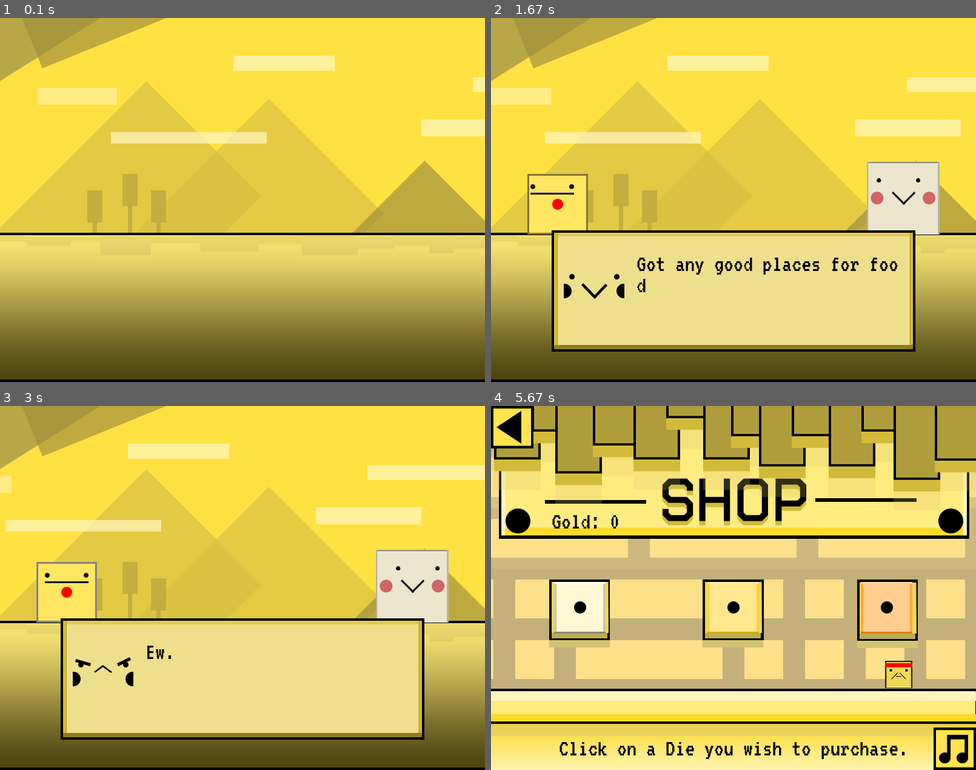
Above: before the commit, frames 1-4 (two rows, left to right).
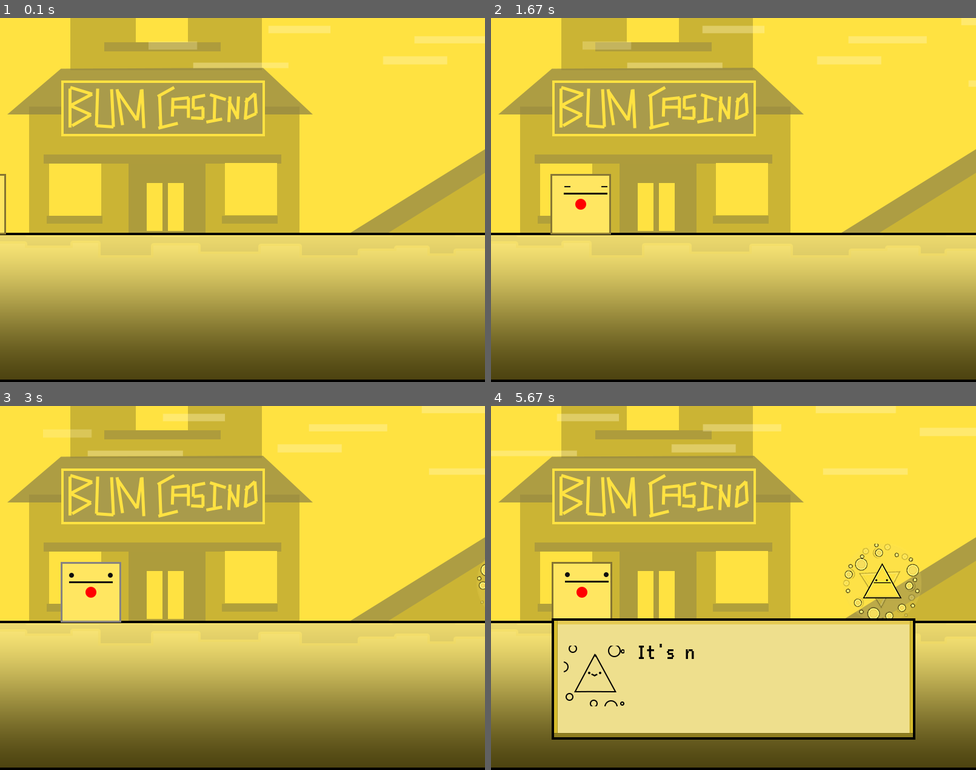
Above: after the commit, the same moments.

Repository: bloopsoup/DANGERdice
Game: pygame game, started from DANGERdice.py
Two runs of this game, one before a commit and one after it. Both use one fixed random seed, a clock stepped at 60 frames per second and the inputs below.
Inputs (mouse positions are in pixels of both pictures, inside the frame that each line leads up to):
- Up to frame 1 (0.1 s): no input
- Up to frame 2 (1.67 s): no input
- Up to frame 3 (3 s): move the mouse to (300, 620) at 1.98 s; click (300, 620) at 2.03 s; click (242, 679) at 2.37 s, where only the run after the commit has a clickable "Another d"
- Up to frame 4 (5.67 s): click (655, 467) at 3.8 s; click (859, 555) at 4.13 s; click (883, 580) at 4.47 s; click (903, 660) at 4.8 s; click (733, 679) at 5.13 s, where only the run after the commit has a clickable "Wow, you'"; click (617, 653) at 5.47 s

The runs differ from the first frame. In frame 1, 33% of the frame differs, in the area x 0-100%, y 0-60%; in frame 2, 60%; in frame 3, 60%; in frame 4, 89%, in the area x 0-100%, y 0-100%.

Commit message:
migrated story

Diff:
--- a/DANGERdice.py
+++ b/DANGERdice.py
@@ -3,7 +3,7 @@
 import sys
 from controller import Control
 from controller.states import Attributions, MainMenu, Intro, PlayerMenu, Inventory, Ending, GameOver, Load, Save, \
-    Loot, Shop, Battle, Preamble
+    Loot, Shop, Battle, Preamble, Story
 
 
 ###############
@@ -50,14 +50,15 @@
     "loot": Loot(),
     "shop": Shop(),
     "battle": Battle("aaron", 0),
-    "preamble": Preamble("aaron")
+    "preamble": Preamble("aaron"),
+    "story": Story()
 }
 
 ###############
 #     RUN     #
 ###############
 
-GAME = Control("preamble", STATES, SURFACE)
+GAME = Control("story", STATES, SURFACE)
 GAME.main_loop()
 pygame.quit()
 sys.exit()
--- a/controller/states/__init__.py
+++ b/controller/states/__init__.py
@@ -12,3 +12,4 @@
 from .shop import Shop
 from .battle import Battle
 from .preamble import Preamble
+from .story import Story
--- a/controller/states/story.py
+++ b/controller/states/story.py
@@ -1,190 +1,89 @@
+import pygame
+from .state import State
+from ..utils import music_handler
+from ..loader import load_static, load_all_sprites, load_font, load_sound, load_idle_animation
+from ..themes import DIALOGUE_DEFAULT
+from gui.elements import StaticBG, MovingBackgroundElement, PTexts, Idle, DialogueBox
+from gui.commands import TimerCommand, MoveCommand
+from gui.utils import DialogueData
+
+
 class Story(State):
     """Today is not your lucky day."""
 
     def __init__(self):
         super().__init__()
+        self.text_display = PTexts([load_static("black")], (0, 220), load_font("L"), 1, [(0, 0)], True)
+        self.text_display.set_color((255, 255, 255))
+        self.player_display = Idle(load_all_sprites("player"), (0, 0), None, load_idle_animation("player"))
+        self.aaron_display = Idle(load_all_sprites("aaron"), (0, 0), None, load_idle_animation("aaron"))
+        self.dorita_display = Idle(load_all_sprites("dorita"), (0, 0), None, load_idle_animation("dorita"))
+        self.dialogue_box = DialogueBox([load_static("text_box")], (100, 350), DIALOGUE_DEFAULT,
+                                        lambda: self.to("player_menu"), load_font("M"), self.load_story_dialogue())
 
-        self.enemy = State.gen_enemy("dorita", 0)
-        self.enemy_extra = State.gen_enemy("aaron", 0)
+    def setup_canvas(self):
+        self.canvas.add_element(StaticBG([load_static("casino")], (0, 0)), 0)
+        self.canvas.add_element(MovingBackgroundElement([load_static("thin_clear_clouds")], (-1, 0), (800, 600)), 0)
+        self.canvas.add_element(StaticBG([load_static("ground")], (0, 0)), 0)
+        self.canvas.add_element(self.text_display, 0)
+        self.text_display.set_text(0, "")
+        self.canvas.add_element(self.player_display, 0)
+        self.player_display.set_position(pygame.Vector2(-100, 257))
+        self.canvas.add_element(self.aaron_display, 0)
+        self.aaron_display.set_position(pygame.Vector2(900, 237))
+        self.canvas.add_element(self.dorita_display, 0)
+        self.dorita_display.set_position(pygame.Vector2(900, 227))
+        self.canvas.add_element(self.dialogue_box, 0)
 
-        self.text_info = [["Ah Monday.",
-                           "Another day running my shady casino.",
-                           "Good morning.",
-                           "Wow, you're already here.",
-                           "Don't you think it's a bit early for    gambling everything away?",
-                           "It's never too early.",
-                           "And besides, ````````I'm feeling lucky.",
-                           "And so do other people.",
-                           "There goes the last of my money.",
-                           "Why do people keep getting jackpots?",
-                           "Told you so.",
-                           "Got my jackpot as well, ````so where's my   money?",
-                           "Well... ``````",
-                           "Do you take I.O.U's?",
-                           "No.",
-                           "Then I have another solution.",
-                           "What is it?",
-                           "What the...",
-                           "MY MONEY!"], "0010011100110010111", [0, 4]]
-        self.portraits = [Control.sheets["portrait1"].load_image(0, 0),
-                          Control.sheets["portrait1"].load_image(self.text_info[2][0], self.text_info[2][1])]
+    def setup_commands(self):
+        self.command_queue.add([MoveCommand(self.player_display, (2, 0), (-100, 257), (100, 257),
+                                            lambda: self.dialogue_box.toggle_visibility())])
 
-        self.timer = DTimer(pygame.USEREVENT + 1)
-        self.step = 0
+    def load_story_dialogue(self) -> DialogueData:
+        """Loads the dialogue for the story."""
+        texts = ["Ah Monday.", "Another day running my shady casino.", "Good morning.", "Wow, you're already here.",
+                 "Don't you think it's a bit early for gambling everything away?", "It's never too early.",
+                 "And besides, ````````I'm feeling lucky.", "And so do other people.",
+                 "There goes the last of my money.", "Why do people keep getting jackpots?", "Told you so.",
+                 "Got my jackpot as well, ````so where's my money?", "Well... ``````", "Do you take I.O.U's?", "No.",
+                 "Then I have another solution.", "What is it?", "What the...", "MY MONEY!"]
+        portrait_seq = [(0, 0), (0, 1), (1, 0), (0, 1), (0, 6), (1, 1), (1, 2), (1, 0), (0, 5), (0, 6), (1, 1), (1, 6),
+                        (0, 7), (0, 0), (1, 3), (0, 2), (1, 3), (1, 6), (1, 4)]
+        portraits = [load_all_sprites("player_icons"), load_all_sprites("dorita_icons")]
+        hooks = [None, self.enter_dorita, None, None, None, None, None, self.enter_transition, None, self.enter_dorita,
+                 None, None, None, None, None, None, self.exit_player, None, None]
+        return DialogueData(texts, portraits, portrait_seq, hooks)
 
-        self.player_y = 257
-        self.enemy_y = self.player_y - self.enemy.image.get_height() + 100
-        self.enemy_extra_y = self.player_y - self.enemy_extra.image.get_height() + 100
+    def enter_player(self):
+        """Player enters the picture."""
+        self.command_queue.add([MoveCommand(self.player_display, (5, 0), (-100, 257), (100, 257),
+                                            self.dialogue_box.toggle_visibility)])
 
-        self.font = fonts[3]
-        self.text = self.font.render("", True, (255, 255, 255))
+    def exit_player(self):
+        """Player runs away."""
+        self.dialogue_box.toggle_visibility()
+        self.command_queue.add([MoveCommand(self.player_display, (10, 0), (100, 257), (1000, 257),
+                                            self.dialogue_box.toggle_visibility)])
 
-    def cleanup(self):
-        self.menu = None
-        self.canvas = None
+    def enter_dorita(self):
+        """Dorita comes in to talk."""
+        self.dialogue_box.toggle_visibility()
+        self.command_queue.add([MoveCommand(self.dorita_display, (3, 0), (900, 227), (580, 227),
+                                            self.dialogue_box.toggle_visibility)])
 
-        self.step = 0
+    def enter_transition(self):
+        """Show a time transition."""
+        self.dialogue_box.toggle_visibility()
+        self.canvas.insert_element(StaticBG([load_static("black")], (0, 0)), 1, 3)
+        self.text_display.set_text(0, "2 HOURS LATER")
+        self.player_display.set_position(pygame.Vector2(-100, 257))
+        self.dorita_display.set_position(pygame.Vector2(900, 227))
+        music_handler.play_sfx(load_sound("one", True))
+        self.command_queue.add([TimerCommand(1.5, self.exit_transition)])
 
-    def startup(self):
-        pygame.mixer.music.stop()
-
-        # Setup Menu
-        self.menu = SimpleMenu(15, 330, 400)
-        self.menu.add_widget(70, 70, Control.sheets["button"].load_some_images(1, 0, 3), True, handle_music, 0,
-                             Button, (730, 530))
-        self.menu.add_widget(600, 200, [load_b("text600x200.png")], True, None, 1, DialogueBox)
-        self.menu.do_dialogue_id(1, 1, self.text_info[0])
-        self.menu.do_dialogue_id(1, 3, self.portraits, self.text_info[1])
-        self.timer.activate(2.5)
-
-        # Setup Canvas
-        self.canvas = Canvas()
-        self.canvas.add_element(StaticBG([load_img(load_s("land0.png"))], (0, 0)), 0)
-        self.canvas.add_element(MovingBackgroundElement([load_img(load_s("cloud1.png"))], (-1, 0), (800, 600)), 0)
-        self.canvas.add_element(StaticBG([load_img(load_s("ground0.png"))], (0, 0)), 0)
-
-        # Setup Player (should be hardcoded as Player dimensions are constant)
-        self.player.direct_move(-100, 257)
-        self.player.command_move(2, 0, 100, 257)
-        self.player.name_display(True)
-        self.player.health_display(False)
-        self.player.display_mode("")
-
-        # Setup enemies
-        self.enemy.direct_move(900, self.enemy_y)
-        self.enemy.name_display(True)
-        self.enemy.health_display(False)
-        self.enemy.display_mode("")
-
-        self.enemy_extra.direct_move(900, self.enemy_y)
-        self.enemy_extra.name_display(True)
-        self.enemy_extra.health_display(False)
-        self.enemy_extra.display_mode("")
-
-    def handle_event(self, event):
-        """Needed a timer this time to finish the movement."""
-        self.menu.handle_event(event)
-
-        # Story sequence works with timer so this is used
-        if event.type == self.timer.event:
-            if self.step == 0:
-                self.menu.do_dialogue_id(1, 0)
-                self.menu.add_widget(70, 70, Control.sheets["button"].load_some_images(2, 0, 3), True,
-                                     self.next_dialogue, 2, Button, (700, 330))
-            elif self.step == 2:
-                self.menu.do_dialogue_id(1, 0)
-                self.menu.add_widget(70, 70, Control.sheets["button"].load_some_images(2, 0, 3), True,
-                                     self.next_dialogue, 2, Button, (700, 330))
-            elif self.step == 8:
-                self.canvas.delete_group(1)
-
-                self.text = self.font.render("", True, (255, 255, 255))
-                self.enemy_extra.direct_move(300, self.enemy_extra_y)
-                self.enemy_extra.command_move(5, 0, 1000, self.enemy_extra_y)
-
-                self.advance()
-                self.timer.activate(2)
-            elif self.step == 9:
-                self.player.command_move(5, 0, 100, 257)
-
-                self.advance()
-                self.timer.activate(1.2)
-            elif self.step == 10:
-                self.menu.do_dialogue_id(1, 0)
-                self.menu.add_widget(70, 70, Control.sheets["button"].load_some_images(2, 0, 3), True,
-                                     self.next_dialogue, 2, Button, (700, 330))
-            elif self.step == 12:
-                self.menu.do_dialogue_id(1, 0)
-                self.menu.add_widget(70, 70, Control.sheets["button"].load_some_images(2, 0, 3), True,
-                                     self.next_dialogue, 2, Button, (700, 330))
-            elif self.step == 19:
-                self.menu.do_dialogue_id(1, 0)
-                self.menu.add_widget(70, 70, Control.sheets["button"].load_some_images(2, 0, 3), True,
-                                     self.next_dialogue, 2, Button, (700, 330))
-            elif self.step == 21:
-                self.to(self.player.current_level)
-
-    def update(self, surface, dt):
-        """Needed for updating timer."""
-        self.canvas.update(surface, dt)
-        State.player.update(surface, dt)
-        self.enemy.update(surface, dt)
-        self.enemy_extra.update(surface, dt)
-        self.menu.update(surface, dt)
-        self.timer.update(dt)
-
-        surface.blit(self.text, (self.center(self.text), 220))
-
-    # Functions
-    def next_dialogue(self):
-        """Button function. Signals to dialogue widget to move to the next script.
-           Also advances the sequence."""
-        self.advance()
-        self.menu.do_dialogue_id(1, 2)
-
-    def advance(self):
-        """Runs the step and then advances the step in the sequence."""
-        self.story_sequence()
-        self.step += 1
-
-    def story_sequence(self):
-        """Controls how the cutscene executes."""
-        if self.step == 1:
-            self.menu.delete_widget(2)
-            self.menu.do_dialogue_id(1, 0)
-
-            self.enemy.command_move(3, 0, 580, self.enemy_y)
-
-            self.timer.activate(2)
-        elif self.step == 7:
-            self.menu.delete_widget(2)
-            self.menu.do_dialogue_id(1, 0)
-
-            self.canvas.add_element(StaticBG([load_img(load_s("black.png"))], (0, 0)), 1)
-            self.text = self.font.render("2 HOURS LATER", True, (255, 255, 255))
-            handle_sound("one.mp3")
-
-            self.player.direct_move(-100, 257)
-            self.enemy.direct_move(900, self.enemy_y)
-
-            self.timer.activate(1.5)
-        elif self.step == 11:
-            self.menu.delete_widget(2)
-            self.menu.do_dialogue_id(1, 0)
-
-            self.enemy.command_move(4, 0, 580, self.enemy_y)
-
-            self.timer.activate(1.5)
-        elif self.step == 18:
-            self.menu.delete_widget(2)
-            self.menu.do_dialogue_id(1, 0)
-
-            self.player.command_move(10, 0, 1000, 257)
-
-            self.timer.activate(1.2)
-        elif self.step == 20:
-            self.menu.delete_widget(2)
-
-            self.enemy.command_move(10, 0, 1000, self.enemy_y)
-
-            self.timer.activate(1.2)
+    def exit_transition(self):
+        """Exit the time transition."""
+        self.canvas.delete_group(1)
+        self.text_display.set_text(0, "")
+        self.aaron_display.set_position(pygame.Vector2(300, 237))
+        self.command_queue.add([MoveCommand(self.aaron_display, (5, 0), (300, 237), (1000, 237), self.enter_player)])
--- a/gui/elements/dialogue_box.py
+++ b/gui/elements/dialogue_box.py
@@ -25,10 +25,10 @@
         self.active = not self.active
 
     def next_script(self) -> bool:
-        """Moves to the next text and portrait. Returns FALSE if there's no more content."""
+        """Moves to the next text and portrait and calls the current hook. Returns FALSE if there's no more content."""
         self.display = ""
         self.letter_idx = 0
-
+        self.d_data.call_hook()
         if not self.d_data.advance():
             self.toggle_visibility()
             return False
@@ -37,7 +37,6 @@
     def add_letter(self):
         """Adds another letter from the script to the display text."""
         char = self.d_data.get_text()[self.letter_idx]
-        # (`) is a pause character
         if char != "`":
             self.theme["play_sfx"]()
             self.display += char
@@ -53,8 +52,6 @@
         """Updating itself."""
         if not self.active:
             return
-
-        # Adding one letter at a time
         if self.letter_idx < len(self.d_data.get_text()):
             self.dt_runner.dt_update(dt, self.add_letter)
 
--- a/gui/utils/dialogue_data.py
+++ b/gui/utils/dialogue_data.py
@@ -4,17 +4,25 @@
 class DialogueData:
     """Dialogue related data."""
 
-    def __init__(self, texts: list[str], portraits: list[list[pygame.Surface]], portrait_seq: list[tuple[int, int]]):
+    def __init__(self, texts: list[str], portraits: list[list[pygame.Surface]], portrait_seq: list[tuple[int, int]],
+                 hooks: list = None):
         self.texts = texts
         self.portraits = portraits
         self.portrait_seq = portrait_seq
+        self.hooks = hooks
         self.seq_idx = 0
         assert len(self.texts) == len(self.portrait_seq), "texts and portrait_seq should be the same length"
+        assert hooks is None or len(self.texts) == len(self.hooks), "texts and hooks should be the same length"
 
     def advance(self) -> bool:
         """Advances to the next text and portrait to display. Returns FALSE if there's no more content."""
         self.seq_idx += 1
         return self.seq_idx < len(self.texts)
+
+    def call_hook(self):
+        """Calls the current hook if it's not None."""
+        if self.hooks is not None and self.hooks[self.seq_idx] is not None:
+            self.hooks[self.seq_idx]()
 
     def get_text(self) -> str:
         """Returns the current text."""
